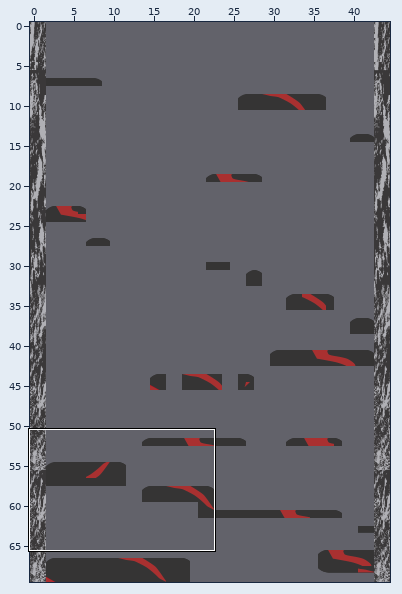
An edit to a level. Tiled map, android/assets/seleccionNivel/recursosNivelFuego/mapaDeFuego.tmx. Above, an overview of the earlier version with the close-up marked.
Close-up. Earlier state:
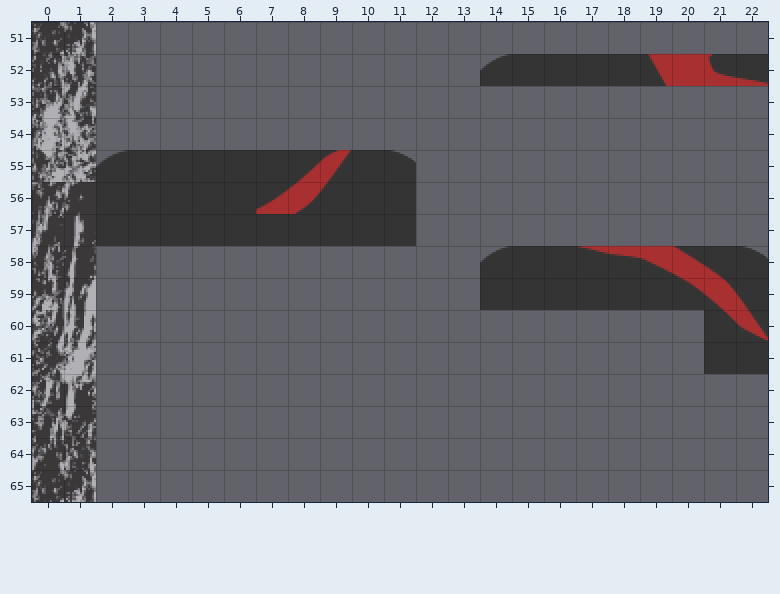
Cells are 16x16 px. Shown: x 0..22, y 51..65.
Now the later version:
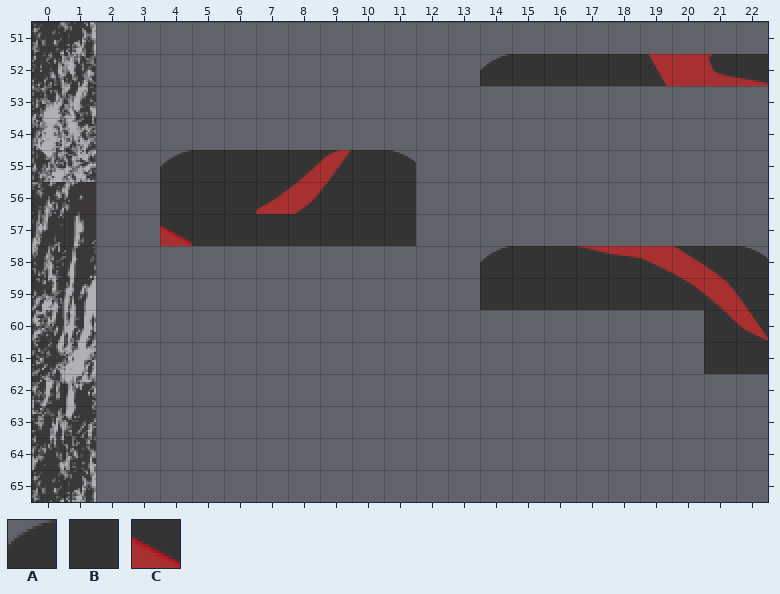
Key: from "barra3f": A 1242, B 1243, C 1366.
_ is an empty cell, . an unchanged one.
The commit says: //modificando nivell...
Difference:
--- layer "Copiar desde Plataformas"
@@ x 2..4 @@
-55 ABB
-56 BB.
-57 BBB
+55 __A
+56 __.
+57 __C
Where, in picture pixels (left, top, right, bottom), the same in both close-ups:
changed: (96, 150, 192, 246)
